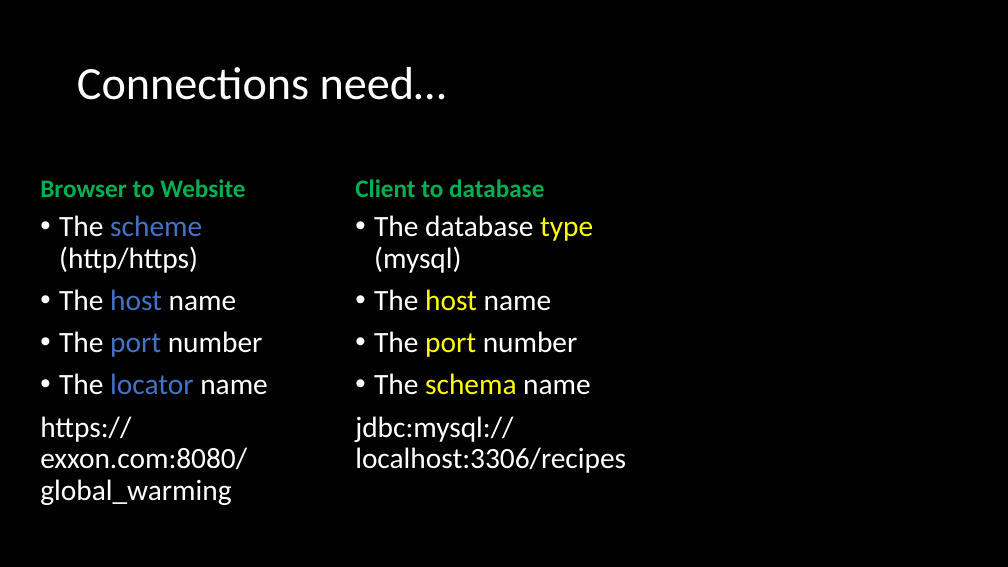
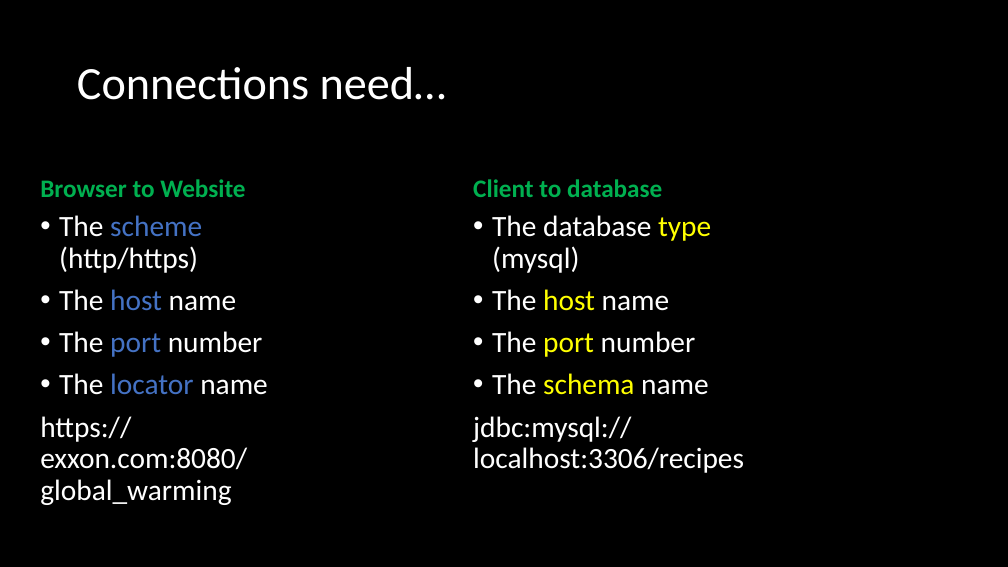
Before and after one commit to ckiefriter1/PT-BESD, a slide deck: slide 16 of Week7/W1.03. Project Tools.pptx (slide 9 before the commit). Drawn at 1008x567 pixels with LibreOffice and Linux fonts; fonts in the diff are those of the drawing. Boxes give left, top, right and bottom in pixels: in the first picture for what was removed or moved away, otherwise in the second. Text is boxed around its words. In the diff, an @@ line names an element or a change of style, - is before the commit and + after.

```diff
--- a/Week7/W1.03. Project Tools.pptx
+++ b/Week7/W1.03. Project Tools.pptx
@@ text "Client to database": place and size @@
-text "Client to database" at [355,179,544,197]
+text "Client to database" at [473,179,662,197]
@@ text "The database type (mysql)": place and size @@
-text "The database type (mysql)" at [355,215,626,473]
+text "The database type (mysql)" at [473,215,744,473]
```
Also in this commit, not shown: 2 other slides changed, 1 slide added, 1 slide removed, 5 other files.
